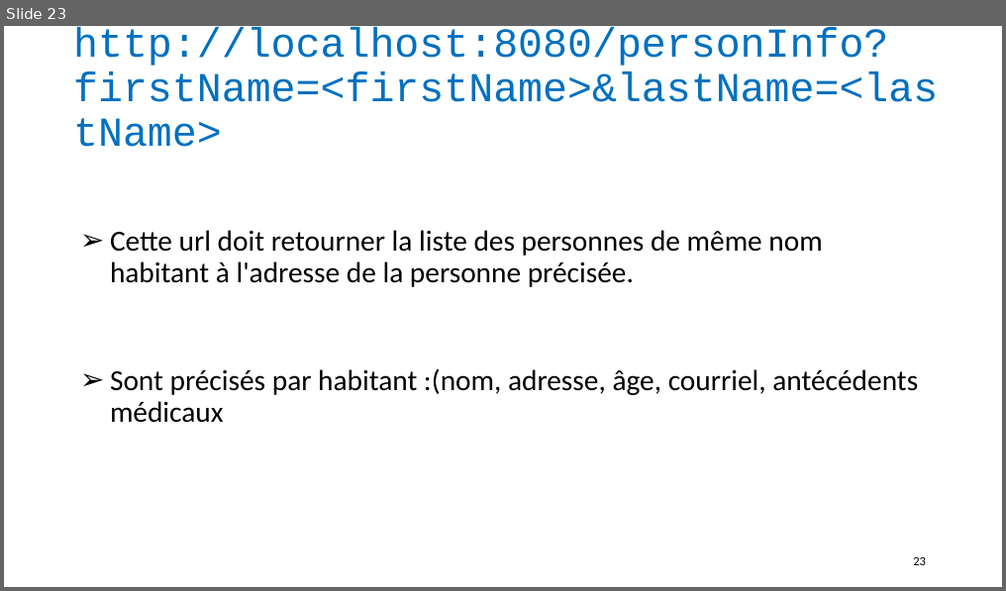
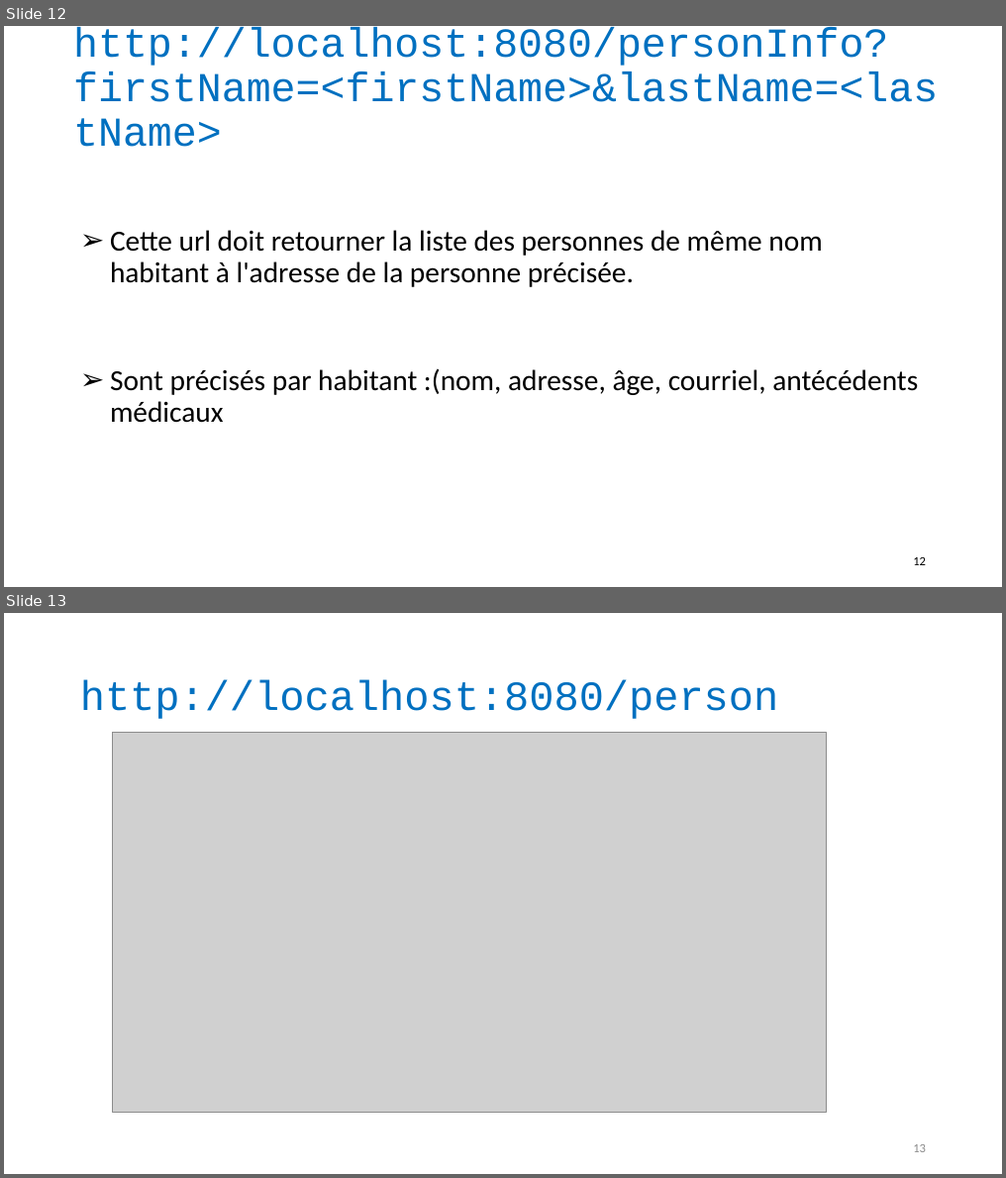
Before and after one commit to andrechico999/https-github.com-emmo78-com.safetynet.alerts, a slide deck: A_Livrables/MOREL_Olivier_4_slides_062022.pptx. Shown one above the other, each under a label of ours: slide 23 before the commit, slides 12 and 13 after it. The pictures are 1006x591 and 1006x1178 pixels, drawn with LibreOffice and Linux fonts; fonts in the diff are those of the drawing; grey boxes stand for pictures. Boxes give left, top, right and bottom in pixels: in the first picture for what was removed or moved away, otherwise in the second. Text is boxed around its words. In the diff, an @@ line names an element or a change of style, - is before the commit and + after.

```diff
--- a/A_Livrables/MOREL_Olivier_4_slides_062022.pptx
+++ b/A_Livrables/MOREL_Olivier_4_slides_062022.pptx
@@ slide 13 added at bbox=[4, 613, 1002, 1174], background #FFFFFF @@
@@ title added at bbox=[80, 680, 778, 719], 40 pt, text #0070C0 @@
+http://localhost:8080/person
@@ picture added at bbox=[113, 732, 826, 1113] @@
@@ page number added at bbox=[913, 1145, 926, 1153], 12 pt, text #8C8C8C @@
+13
@@ what was slide 23 is now slide 12 @@
@@ page number at bbox=[913, 558, 926, 566]: text changed @@
-23
+12
```
Also in this commit, not shown: 1 slide changed, 4 other slides added, 13 slides removed, 4 other files.
